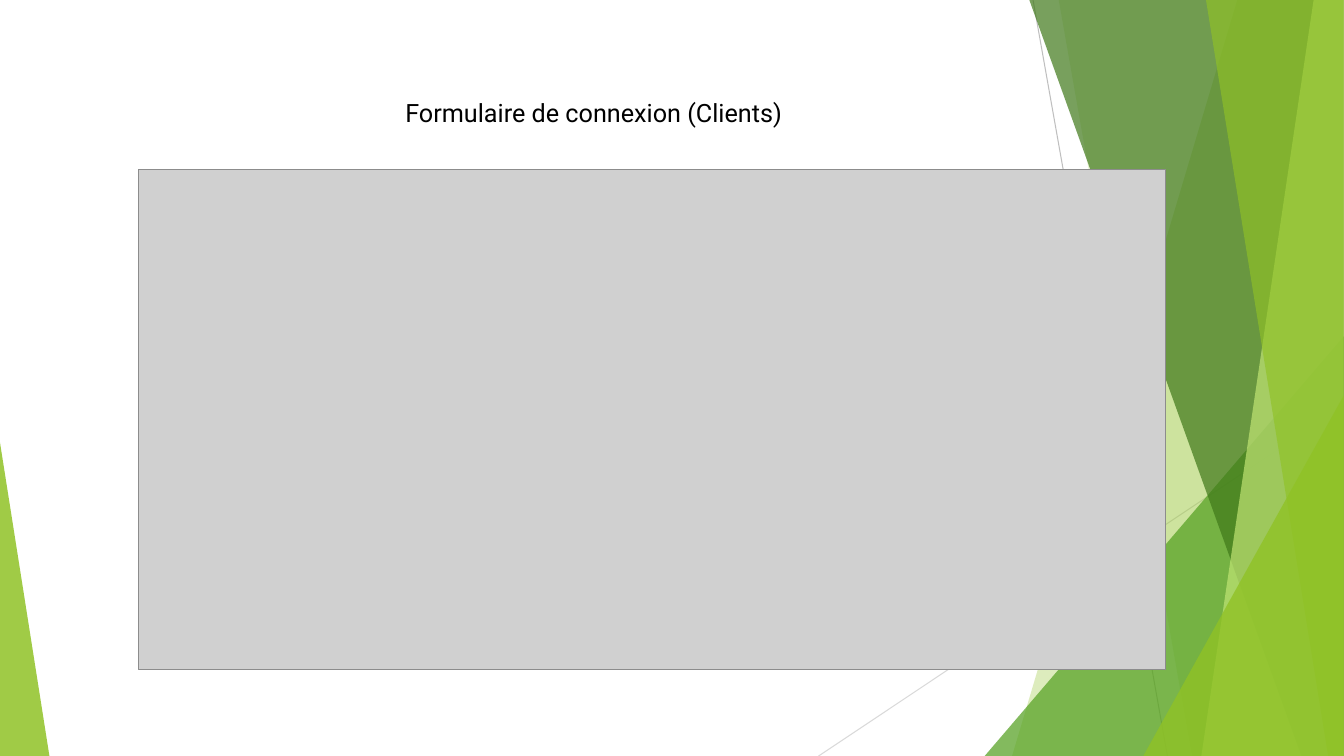
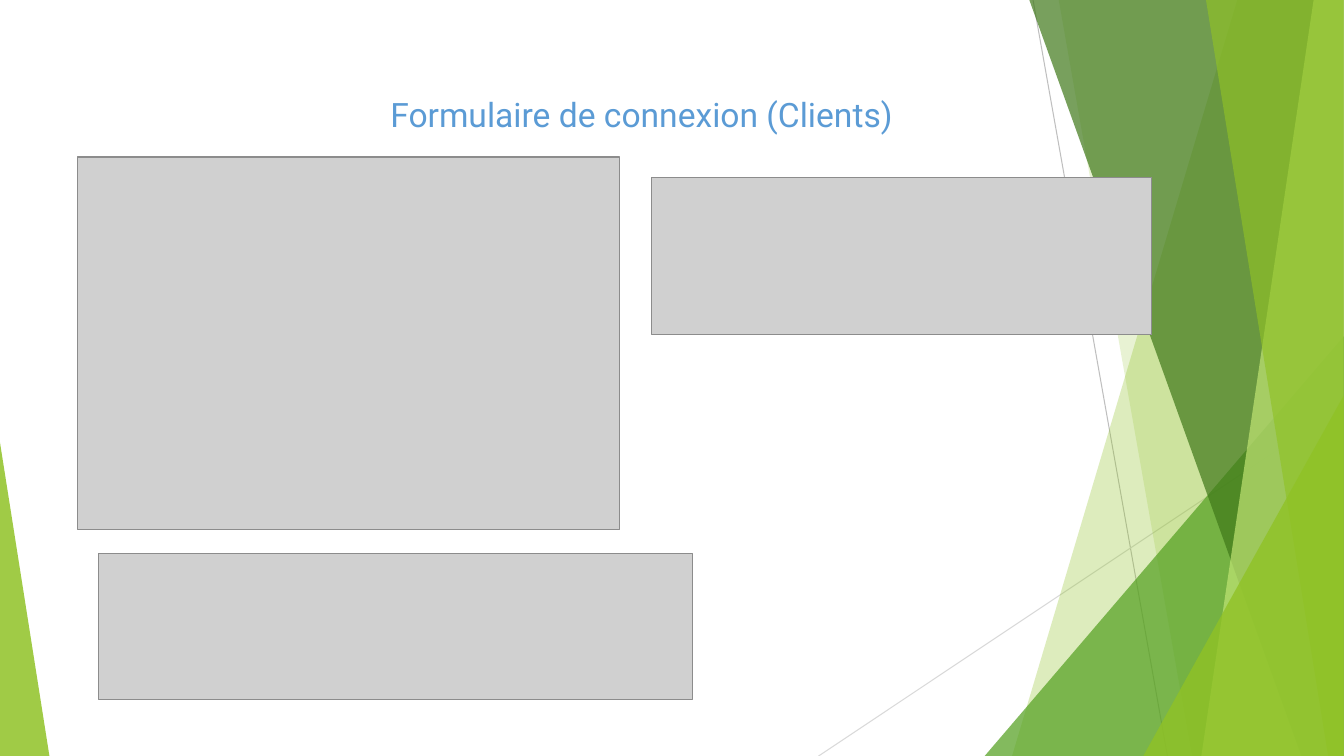
Before and after one commit to Kevin200122/DWWM, a slide deck: slide 20 of DossierProjetStage/DossierProjetBonus.odp (slide 9 before the commit). Drawn at 1344x756 pixels with LibreOffice and Linux fonts; fonts in the diff are those of the drawing; grey boxes stand for pictures. Boxes give left, top, right and bottom in pixels: in the first picture for what was removed or moved away, otherwise in the second. Text is boxed around its words. In the diff, an @@ line names an element or a change of style, - is before the commit and + after.

```diff
--- a/DossierProjetStage/DossierProjetBonus.odp
+++ b/DossierProjetStage/DossierProjetBonus.odp
@@ text "Formulaire de connexion (Clients)": place and size @@
-text "Formulaire de connexion (Clients)" at bbox=[405, 102, 781, 128]
+text "Formulaire de connexion (Clients)" at bbox=[390, 100, 892, 135]
@@ text "Formulaire de connexion (Clients)" at bbox=[390, 100, 892, 135]: size 18 to 24 pt, text colour #000000 to #5B9BD5; alignment left to centre @@
@@ picture: place and size @@
-picture at bbox=[139, 169, 1167, 669]
+picture at bbox=[78, 157, 620, 529]
@@ picture added at bbox=[652, 177, 1152, 335] @@
@@ picture added at bbox=[99, 554, 694, 700] @@
```
Also in this commit, not shown: 9 other slides changed, 20 slides added, 6 slides removed, 2 other files.
